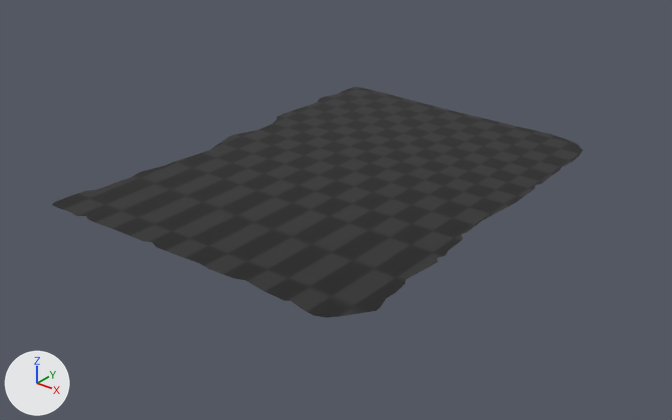
One commit to the FBX model Assets/RollSahder/page.fbx: the scene before it, then after it.
Camera for both pictures: a camera (50 mm lens) standing at (0.28, -0.348, 0.197) and looking at (0.002, 0.0, -0.018). The axes (+X, +Y, +Z) are drawn at lower left. The lights are the same throughout. Where no turn or scale is listed for an object, it has been applied to the vertices.

Names of what the first picture shows: 'page_01.001'.
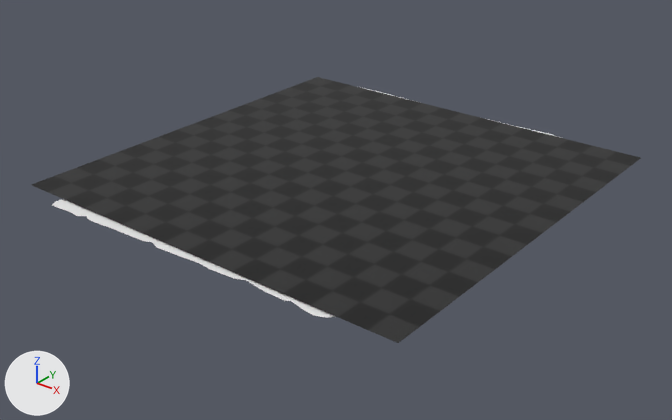
Where the change shows, as pixel boxes [x1, y1, x2, y2] in the pictures (672 x 420 px):
'page_01.001', reshaped (15% wider, 15% taller): before [52, 87, 583, 318]; after [32, 77, 641, 343]
part 1 of me_circle_010, added (black): after [32, 77, 641, 343]
part 2 of me_circle_010, recoloured (black to white): before [52, 87, 583, 318]; after [52, 87, 561, 318]

The edits, one by one:
Material 'Material.001' (mat_material_001) is new.
Its base color is (0.8, 0.8, 0.8) (white #e7e7e7).
me_circle_010 is used by ob_page_01_001; location (0.0, 0.0, 0.0).
me_circle_010 had 285 vertices, 222 faces and spanned x -0.09..0.095, y -0.112..0.13, z -0.001.
me_circle_010 now has 360 vertices, 278 faces and spans x -0.115..0.115, y -0.112..0.13, z -0.001..0.0.
me_circle_010 part 1: a new loose piece of 75 vertices spanning x -0.115..0.115, y -0.105..0.126, z 0.0, in mat_material (picture img_checker_jpg).
me_circle_010 part 2: 222 faces spanning x -0.09..0.095, y -0.112..0.13, z -0.001 switch from mat_material (picture img_checker_jpg) to mat_material_001 (white #e7e7e7).
